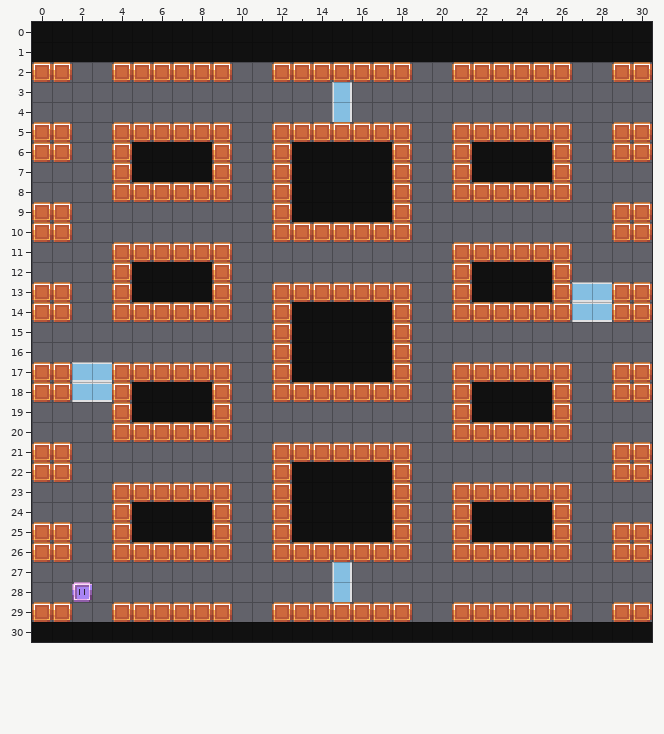
An edit to a level. Tiled map (JSON), games/Phaser-Snake-Game/public/assets/Tiled/zoolander-02-test.json. The picture above is the old version.
Cells are 24x24 px. Shown: x 0..30, y 0..30.
The same view after the edit:
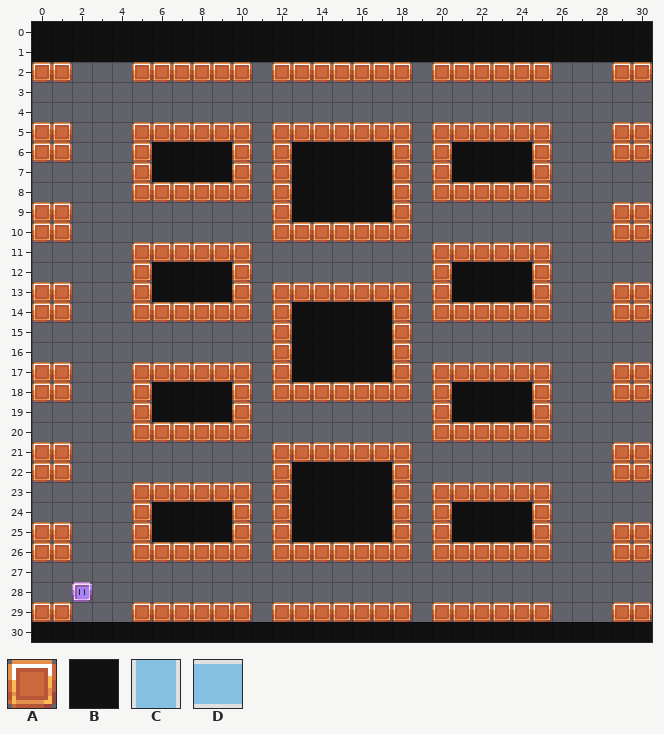
Key: from "tileSheetx24": A 4, B 103, C 576, D 608.
_ is an empty cell.
See-through tiles are keyed as they look on the map.
The edit:
{"where": "layer \"Wall\""}
{"y":2,"x":4,"old":"A","new":"_"}
{"y":2,"x":10,"old":"_","new":"A"}
{"y":2,"x":20,"old":"_","new":"A"}
{"y":2,"x":26,"old":"A","new":"_"}
{"y":5,"x":4,"old":"A","new":"_"}
{"y":5,"x":10,"old":"_","new":"A"}
{"y":5,"x":20,"old":"_","new":"A"}
{"y":5,"x":26,"old":"A","new":"_"}
{"y":6,"x":4,"old":"AB","new":"_A"}
{"y":6,"x":9,"old":"A_","new":"BA"}
{"y":6,"x":20,"old":"_A","new":"AB"}
{"y":6,"x":25,"old":"BA","new":"A_"}
{"y":7,"x":4,"old":"AB","new":"_A"}
{"y":7,"x":9,"old":"A_","new":"BA"}
{"y":7,"x":20,"old":"_A","new":"AB"}
{"y":7,"x":25,"old":"BA","new":"A_"}
{"y":8,"x":4,"old":"A","new":"_"}
{"y":8,"x":10,"old":"_","new":"A"}
{"y":8,"x":20,"old":"_","new":"A"}
{"y":8,"x":26,"old":"A","new":"_"}
{"y":11,"x":4,"old":"A","new":"_"}
{"y":11,"x":10,"old":"_","new":"A"}
{"y":11,"x":20,"old":"_","new":"A"}
{"y":11,"x":26,"old":"A","new":"_"}
{"y":12,"x":4,"old":"AB","new":"_A"}
{"y":12,"x":9,"old":"A_","new":"BA"}
{"y":12,"x":20,"old":"_A","new":"AB"}
{"y":12,"x":25,"old":"BA","new":"A_"}
{"y":13,"x":4,"old":"AB","new":"_A"}
{"y":13,"x":9,"old":"A_","new":"BA"}
{"y":13,"x":20,"old":"_A","new":"AB"}
{"y":13,"x":25,"old":"BA","new":"A_"}
{"y":14,"x":4,"old":"A","new":"_"}
{"y":14,"x":10,"old":"_","new":"A"}
{"y":14,"x":20,"old":"_","new":"A"}
{"y":14,"x":26,"old":"A","new":"_"}
{"y":17,"x":4,"old":"A","new":"_"}
{"y":17,"x":10,"old":"_","new":"A"}
{"y":17,"x":20,"old":"_","new":"A"}
{"y":17,"x":26,"old":"A","new":"_"}
{"y":18,"x":4,"old":"AB","new":"_A"}
{"y":18,"x":9,"old":"A_","new":"BA"}
{"y":18,"x":20,"old":"_A","new":"AB"}
{"y":18,"x":25,"old":"BA","new":"A_"}
{"y":19,"x":4,"old":"AB","new":"_A"}
{"y":19,"x":9,"old":"A_","new":"BA"}
{"y":19,"x":20,"old":"_A","new":"AB"}
{"y":19,"x":25,"old":"BA","new":"A_"}
{"y":20,"x":4,"old":"A","new":"_"}
{"y":20,"x":10,"old":"_","new":"A"}
{"y":20,"x":20,"old":"_","new":"A"}
{"y":20,"x":26,"old":"A","new":"_"}
{"y":23,"x":4,"old":"A","new":"_"}
{"y":23,"x":10,"old":"_","new":"A"}
{"y":23,"x":20,"old":"_","new":"A"}
{"y":23,"x":26,"old":"A","new":"_"}
{"y":24,"x":4,"old":"AB","new":"_A"}
{"y":24,"x":9,"old":"A_","new":"BA"}
{"y":24,"x":20,"old":"_A","new":"AB"}
{"y":24,"x":25,"old":"BA","new":"A_"}
{"y":25,"x":4,"old":"AB","new":"_A"}
{"y":25,"x":9,"old":"A_","new":"BA"}
{"y":25,"x":20,"old":"_A","new":"AB"}
{"y":25,"x":25,"old":"BA","new":"A_"}
{"y":26,"x":4,"old":"A","new":"_"}
{"y":26,"x":10,"old":"_","new":"A"}
{"y":26,"x":20,"old":"_","new":"A"}
{"y":26,"x":26,"old":"A","new":"_"}
{"y":29,"x":4,"old":"A","new":"_"}
{"y":29,"x":10,"old":"_","new":"A"}
{"y":29,"x":20,"old":"_","new":"A"}
{"y":29,"x":26,"old":"A","new":"_"}
{"where": "layer \"Ghost-1\""}
{"y":3,"x":15,"old":"C","new":"_"}
{"y":4,"x":15,"old":"C","new":"_"}
{"y":13,"x":27,"old":"DD","new":"__"}
{"y":14,"x":27,"old":"DD","new":"__"}
{"y":17,"x":2,"old":"DD","new":"__"}
{"y":18,"x":2,"old":"DD","new":"__"}
{"y":27,"x":15,"old":"C","new":"_"}
{"y":28,"x":15,"old":"C","new":"_"}
